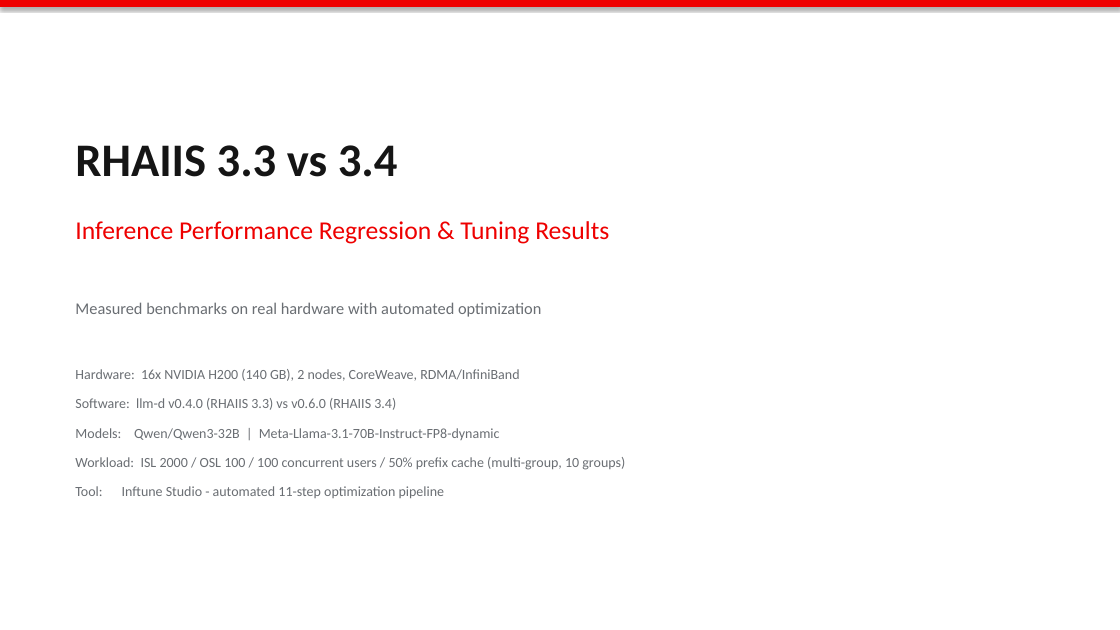
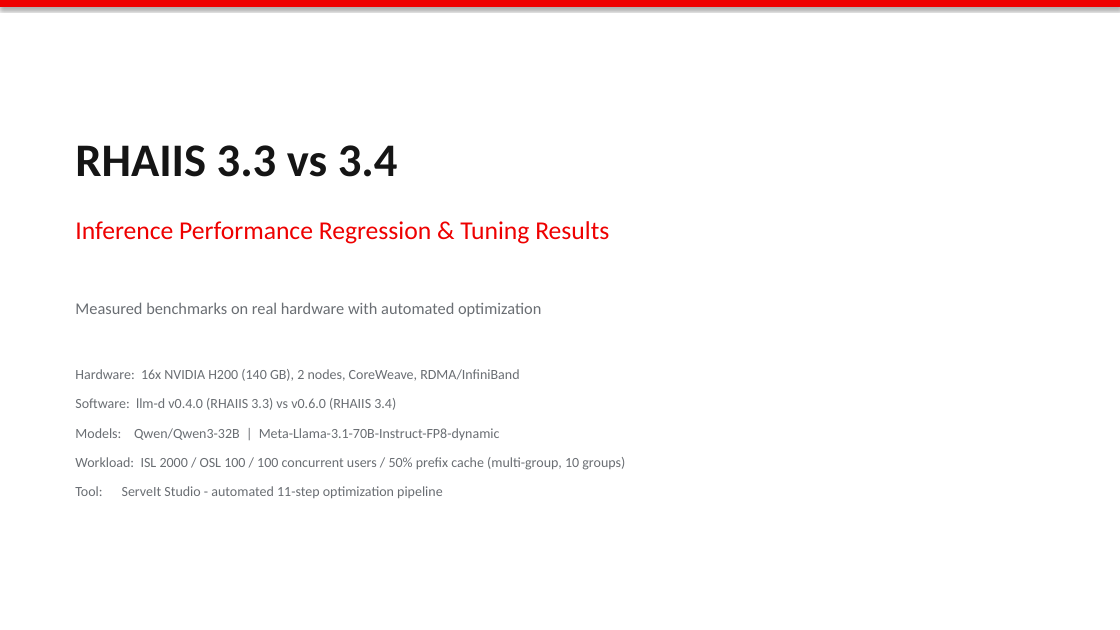
Before and after one commit to openshift-psap/serveit-studio, a slide deck: slide 1 of docs/regression-slides.pptx. Drawn at 1120x630 pixels with LibreOffice and Linux fonts; fonts in the diff are those of the drawing. Boxes give left, top, right and bottom in pixels: in the first picture for what was removed or moved away, otherwise in the second. Text is boxed around its words. In the diff, an @@ line names an element or a change of style, - is before the commit and + after.

```diff
--- a/docs/regression-slides.pptx
+++ b/docs/regression-slides.pptx
@@ text at (x1=75, y1=486, x2=443, y2=498): text changed @@
-Tool: Inftune Studio - automated 11-step optimization pipeline
+Tool: ServeIt Studio - automated 11-step optimization pipeline
```
Also in this commit, not shown: 6 other slides changed.
